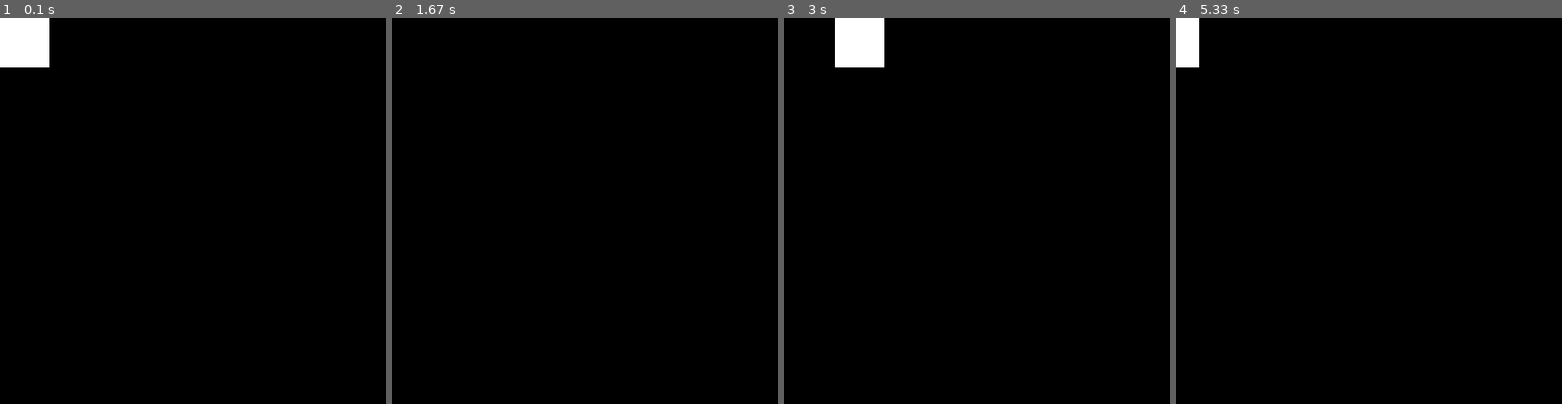
Above: before the commit, frames 1-4 (left to right).
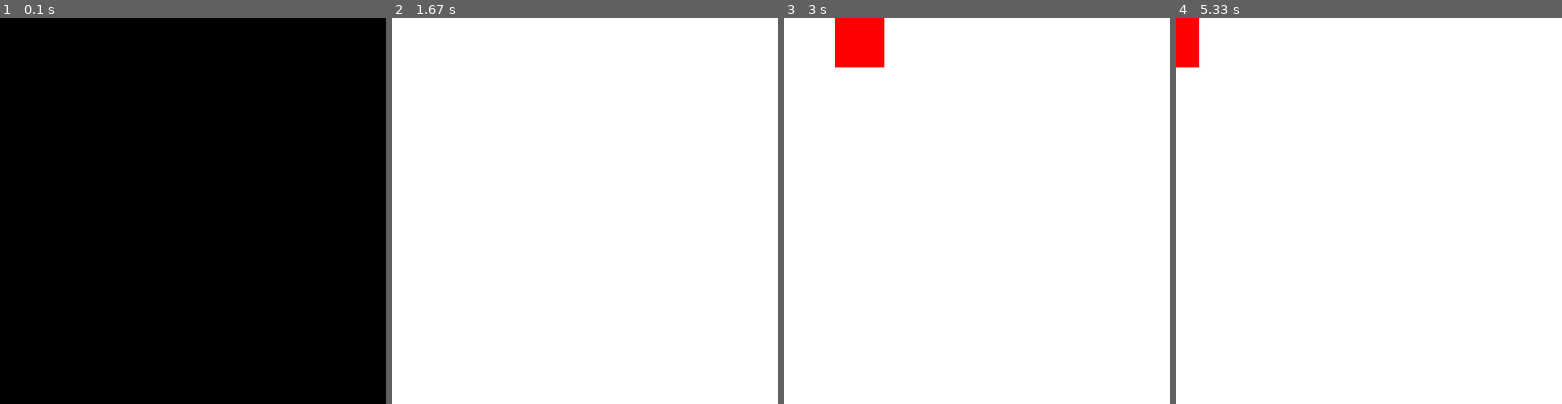
Above: after the commit, the same moments.

Repository: thewarsawpakt/PygameMultiplayer
Game: pygame game, started from main.py
Two runs of this game, one before a commit and one after it. Both use one fixed random seed, a clock stepped at 60 frames per second and the inputs below.
Inputs:
- Up to frame 1 (0.1 s): no input
- Up to frame 2 (1.67 s): hold D 0.33-0.8 s; hold W 0.83-1.13 s
- Up to frame 3 (3 s): hold S 2.23-2.53 s; hold A 2.57-2.97 s
- Up to frame 4 (5.33 s): hold W 3-3.37 s; hold S 4.07-4.43 s; hold A 4.47-4.93 s; hold D from 4.97 s (still down)

The runs differ from the first frame. In frame 1, 1.6% of the frame differs, in the area x 0-13%, y 0-13%; in frame 2, 100%, in the area x 0-100%, y 0-100%; in frame 3, 100%; in frame 4, 100%.

Commit message:
adding logic for server packet handling

Diff:
--- a/common.py
+++ b/common.py
@@ -1,7 +1,21 @@
-import enum
+from dataclasses import dataclass
 
 
-class PacketTypes(enum.Enum):
+@dataclass
+class PacketType:
     DISCONNECT = -1
     IDLE = 0
     MOVING = 1
+
+
+@dataclass
+class PacketPriority:
+    DROPPABLE = 0
+    PRIORITY = 1
+
+
+@dataclass
+class Packet:
+    priority: PacketPriority
+    type_: PacketType
+    data: bytes
--- a/main.py
+++ b/main.py
@@ -1,4 +1,6 @@
 import pygame
+import threading
+import sys
 
 running = True
 FPS = 120.0
@@ -7,15 +9,13 @@
 class Player(pygame.sprite.Sprite):
     def __init__(self):
         super().__init__()
-        self.color = (255, 255, 255)
+        self.color = (255, 0, 0)
         self.image = pygame.Surface([64, 64])
         self.rect = self.image.get_rect()
         self.image.fill(self.color, self.rect)
-        self.display = pygame.display.get_surface()
         self.velocity = 1
 
     def move(self, keys, dt):
-
         x, y = 0, 0
         if keys[pygame.K_w]:
             y -= self.velocity
@@ -27,25 +27,37 @@
             x += self.velocity
 
         self.rect.move_ip(x * dt, y * dt)
-        return True
 
-    def draw(self):
-        self.display.blit(self.image, (self.rect.x, self.rect.y))
+        if x or y:
+            return True
+
+    def draw(self, display):
+        display.blit(self.image, (self.rect.x, self.rect.y))
+
+
+class Game:
+    def __init__(self, window_size=(500, 500)):
+        pygame.init()
+        self.display = pygame.display.set_mode(window_size)
+        self.clock = pygame.time.Clock()
+        self.running = True
+        self.player = Player()
+        self.sprites = pygame.sprite.Group()
+        self.display = pygame.display.get_surface()
+
+    def run(self):
+        print("running")
+        while self.running:
+            dt = self.clock.tick(FPS)
+            for event in pygame.event.get():
+                if event.type == pygame.QUIT:
+                    return
+            if self.player.move(pygame.key.get_pressed(), dt):
+                self.display.fill((255, 255, 255))
+                self.player.draw(self.display)
+                pygame.display.flip()
 
 
 if __name__ == "__main__":
-    pygame.init()
-    display = pygame.display.set_mode((500, 500))
-    clock = pygame.time.Clock()
-    bob = Player()
-    while running:
-        dt = clock.tick(FPS)
-        for event in pygame.event.get():
-            if event.type == pygame.QUIT:
-                running = False
-        bob.move(pygame.key.get_pressed(), dt)
-        display.fill((0, 0, 0))
-        bob.draw()
-        pygame.display.flip()
-
+    Game().run()
     pygame.quit()
--- a/server.py
+++ b/server.py
@@ -1,12 +1,31 @@
 import socketserver
-
+import pickle
+from common import *
 
 SERVER_ADDR = ("127.0.0.1", 20000)
 
 
 class ThreadedPacketHandler(socketserver.BaseRequestHandler):
+    clients = []
+
+    @classmethod
+    def broadcast(cls, data: bytes):
+        for client in cls.clients:
+            if client._closed:
+                cls.clients.remove(client)
+            else:
+                client.send(data)
+
     def handle(self):
-        pass
+        if self.client_address not in ThreadedPacketHandler.clients:
+            ThreadedPacketHandler.append(self.request)
+        packet: Packet = pickle.dumps(self.request.recv(1024))
+        if packet.type_ == PacketType.DISCONNECT:
+            ThreadedPacketHandler.broadcast(pickle.dumps(packet))
+        if packet.type_ == PacketType.MOVING:
+            pass
+        if packet.type_ == PacketType.IDLE:
+            pass
 
 
 if __name__ == "__main__":
